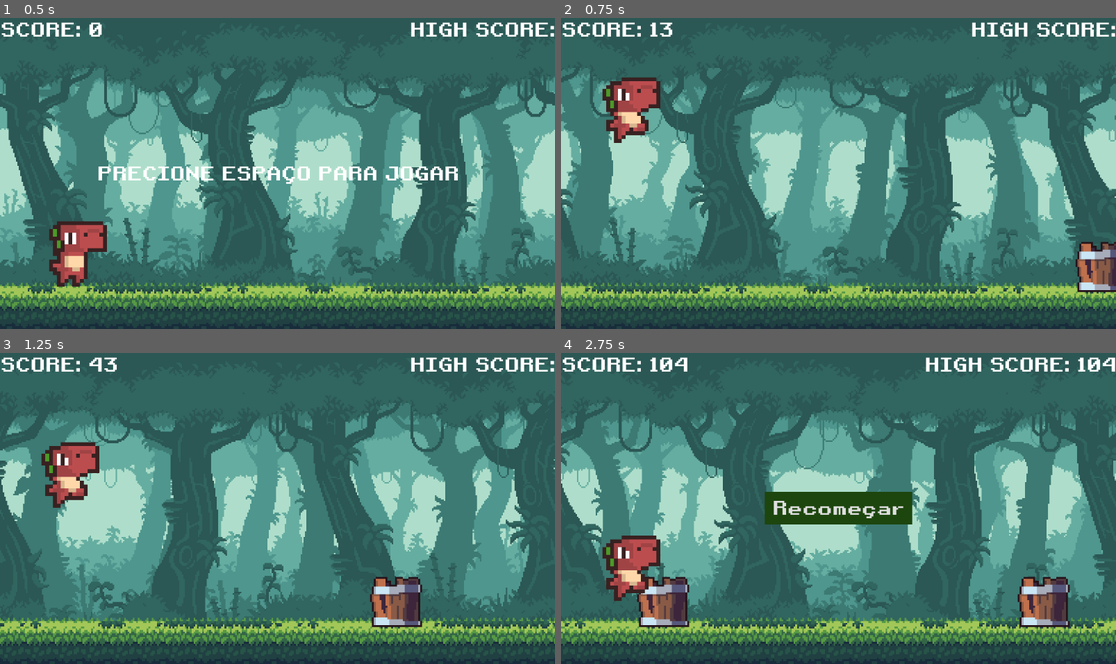
Above: before the commit, frames 1-4 (two rows, left to right).
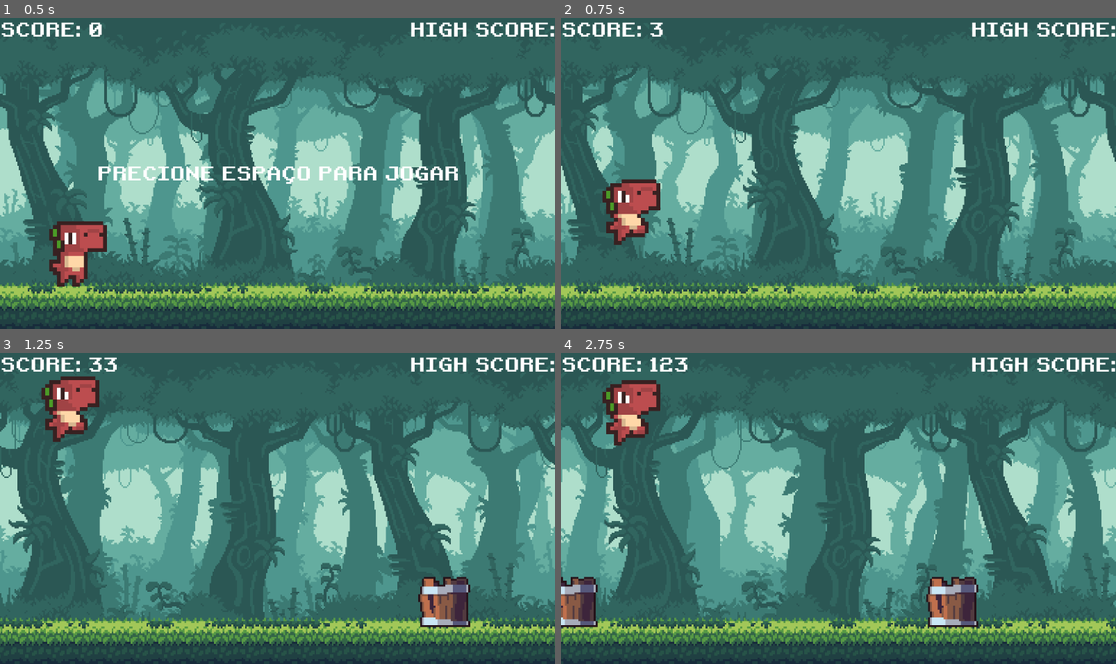
Above: after the commit, the same moments.

Repository: AdrielRosa2001/DinoRuning
Game: Godot game, scene res://scenes/main.tscn
The game is run twice, just before and just after one commit, with the same random seed, the same clock (stepped at 60 frames per second) and the same inputs.
Inputs (mouse positions are in pixels of both pictures, inside the frame that each line leads up to):
- Up to frame 1 (0.5 s): no input
- Up to frame 2 (0.75 s): tap Enter (ui_accept) at 0.5 s; move the mouse to (960, 157) at 0.52 s; hold Enter (ui_accept) from 0.53 s (still down); click (960, 157) at 0.67 s
- Up to frame 3 (1.25 s): keep holding Enter (ui_accept)
- Up to frame 4 (2.75 s): move the mouse to (727, 524) at 1.27 s; release Enter (ui_accept) at 1.28 s; tap Enter (ui_accept) at 1.35, 1.52, 1.82 s; click (727, 524) at 1.42 s; move the mouse to (894, 440) at 2.02 s; hold Down (ui_down) from 2.03 s (still down); hold Enter (ui_accept) from 2.03 s (still down); click (894, 440) at 2.17 s

Frame 1 is identical in both runs. In frame 2, 51% of the frame differs, in the area x 0-100%, y 1-95%; in frame 3, 52%; in frame 4, 57%.

Commit message:
UPDATE CONTROLS

Diff:
--- a/scenes/dino.gd
+++ b/scenes/dino.gd
@@ -10,10 +10,10 @@
 			$AnimatedSprite2D.play("idle")
 		else:
 			$RunCol.disabled = false
-			if Input.is_action_pressed("ui_accept") and is_on_floor():
+			if Input.is_mouse_button_pressed(MOUSE_BUTTON_LEFT) and is_on_floor():
 				velocity.y = JUMP_VELOCITY
 				$JumpSound.play()
-			elif Input.is_action_pressed("ui_down"):
+			elif Input.is_mouse_button_pressed(MOUSE_BUTTON_RIGHT):
 				$AnimatedSprite2D.play("duck")
 				$RunCol.disabled = true
 			else:
--- a/scenes/main.gd
+++ b/scenes/main.gd
@@ -86,7 +86,7 @@
 				remove_obs(obs)
 
 	else:
-		if Input.is_action_pressed("ui_accept"):
+		if Input.is_mouse_button_pressed(MOUSE_BUTTON_LEFT):
 			game_runing = true
 			$HUD.get_node("StartLabel").hide()
 
